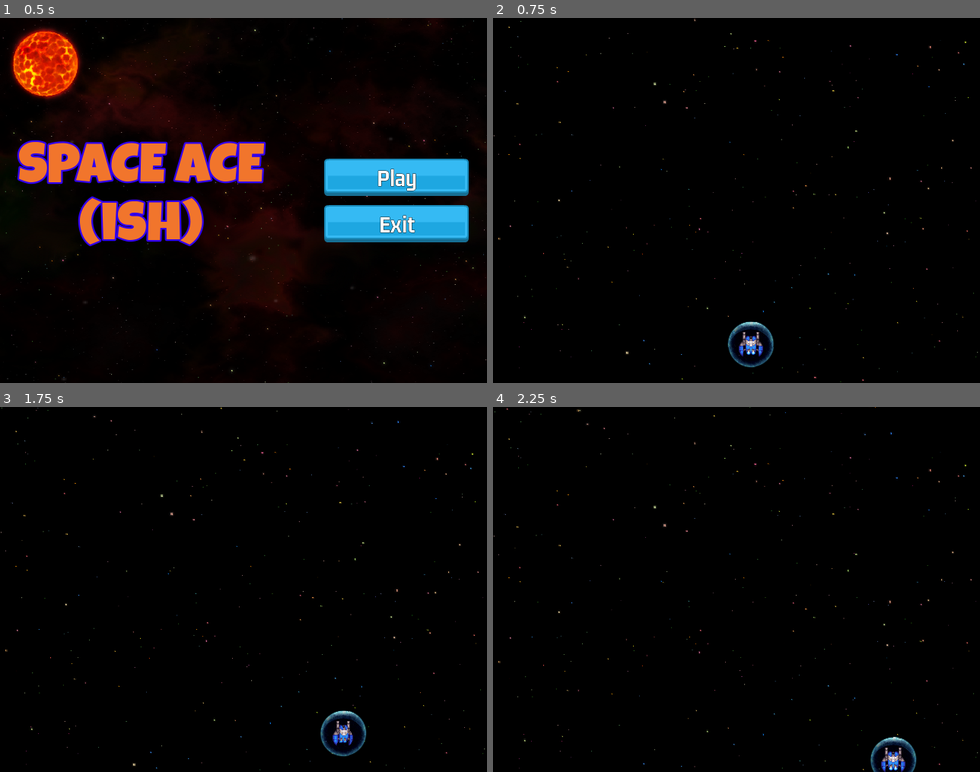
Above: before the commit, frames 1-4 (two rows, left to right).
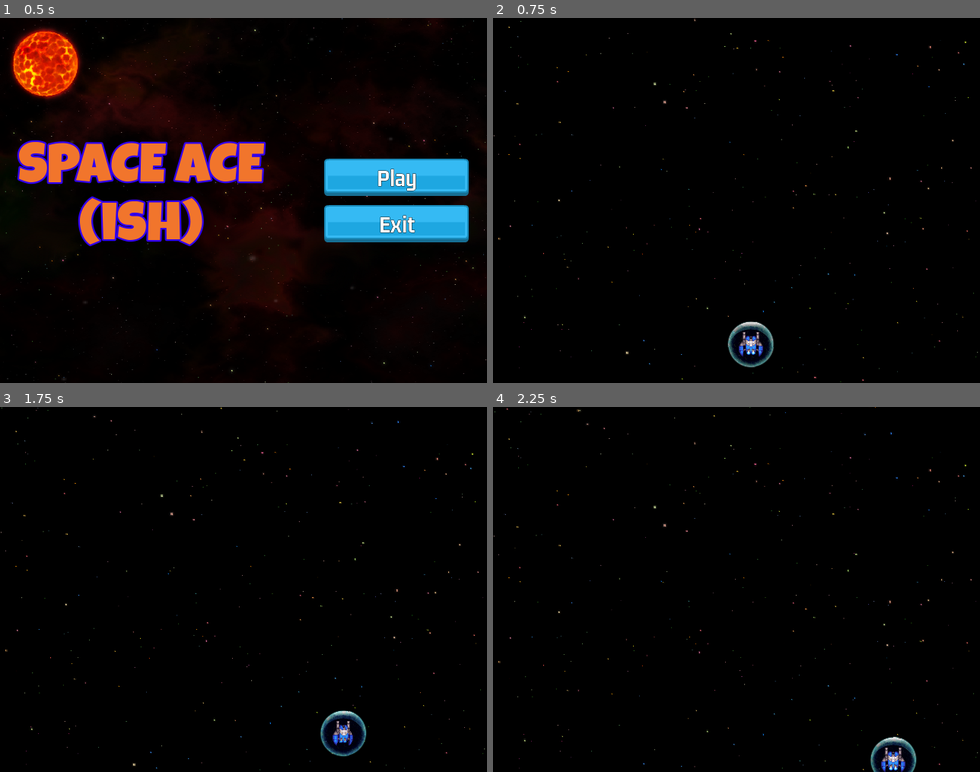
Above: after the commit, the same moments.

Repository: jaerrib/learning-godot
Game: Godot game, scene res://scenes/main/main.tscn
Two runs of this game, one before a commit and one after it. Both use one fixed random seed, a clock stepped at 60 frames per second and the inputs below.
Inputs:
- Up to frame 1 (0.5 s): no input
- Up to frame 2 (0.75 s): click "Play" at 0.5 s
- Up to frame 3 (1.75 s): hold D (right) from 1.28 s (still down)
- Up to frame 4 (2.25 s): release D (right) at 2.03 s; hold S (down) from 2.03 s (still down)

Frame 1 is identical in both runs. In frame 2, 0.3% of the frame differs, in the area x 48-58%, y 83-96%; in frame 3, 0.1%; in frame 4, 0.2%.

Commit message:
Add flicker effect to shield

Diff:
--- a/space-ace/scenes/shield/shield.gd
+++ b/space-ace/scenes/shield/shield.gd
@@ -8,12 +8,17 @@
 @onready var timer: Timer = $Timer
 @onready var animation_player: AnimationPlayer = $AnimationPlayer
 @onready var sound: AudioStreamPlayer2D = $Sound
+@onready var sprite_2d: Sprite2D = $Sprite2D
 
 
 # Called when the node enters the scene tree for the first time.
 func _ready() -> void:
 	enable_shield()
 
+
+func _process(delta: float) -> void:
+	var shield_flicker: float = randf_range(1.0, 2.0)
+	sprite_2d.self_modulate = Color(shield_flicker, shield_flicker, shield_flicker)
 
 func enable_shield() -> void:
 	collision_shape_2d.call_deferred("set_disabled", false)
